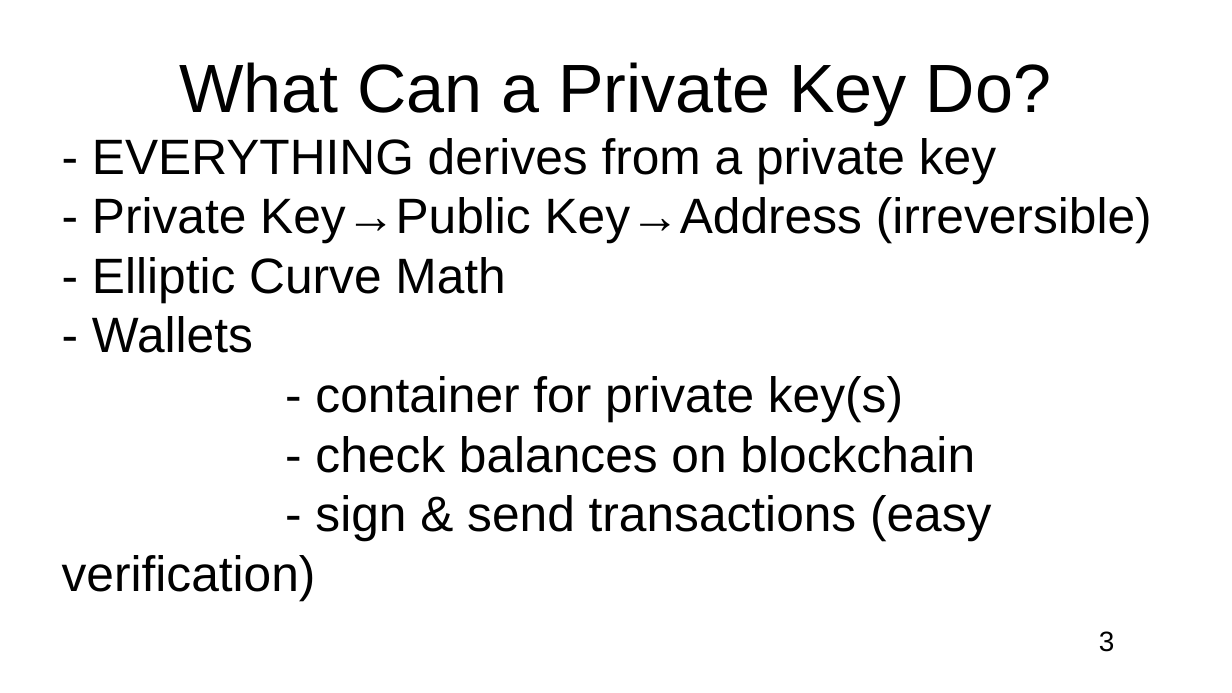
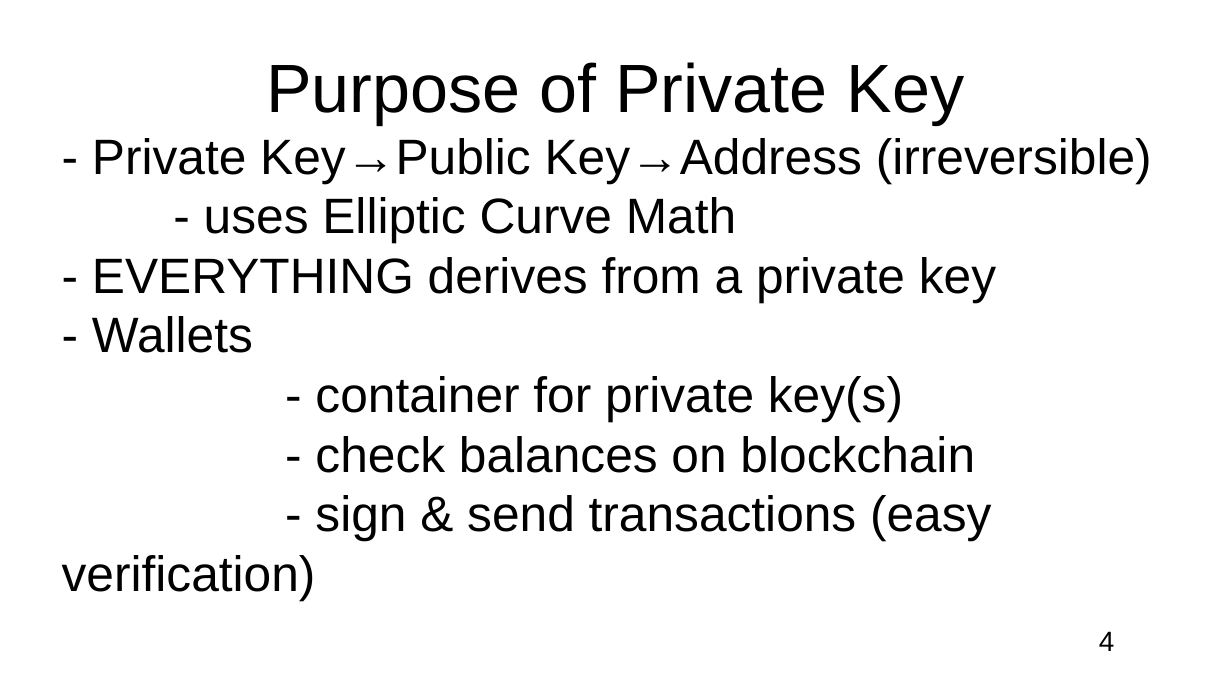
Before and after one commit to RaskaRuby/createSeedWords, a slide deck: slide 4 of slideShow.odp (slide 3 before the commit). Drawn at 1232x693 pixels with LibreOffice and Linux fonts; fonts in the diff are those of the drawing. Boxes give left, top, right and bottom in pixels: in the first picture for what was removed or moved away, otherwise in the second. Text is boxed around its words. In the diff, an @@ line names an element or a change of style, - is before the commit and + after.

```diff
--- a/slideShow.odp
+++ b/slideShow.odp
@@ title at (266, 62, 965, 125): text changed @@
-What Can a Private Key Do?
+Purpose of Private Key
@@ text at (92, 138, 1152, 243): paragraphs added @@
+- Private Key→Public Key→Address (irreversible)
+- uses Elliptic Curve Math
@@ text at (92, 197, 1152, 302): paragraphs removed @@
-- Private Key→Public Key→Address (irreversible)
-- Elliptic Curve Math
@@ page number at (1099, 631, 1115, 651): text changed @@
-3
+4
```
Also in this commit, not shown: 10 other slides changed.
